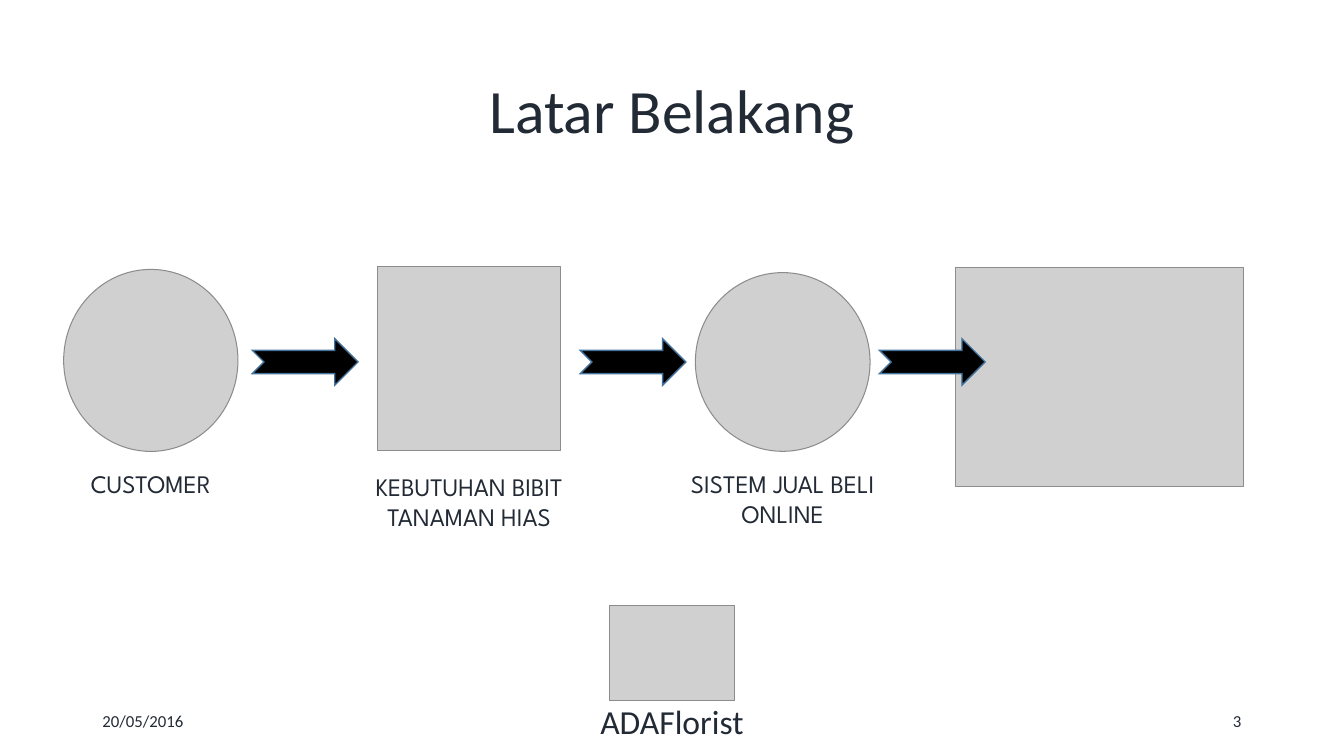
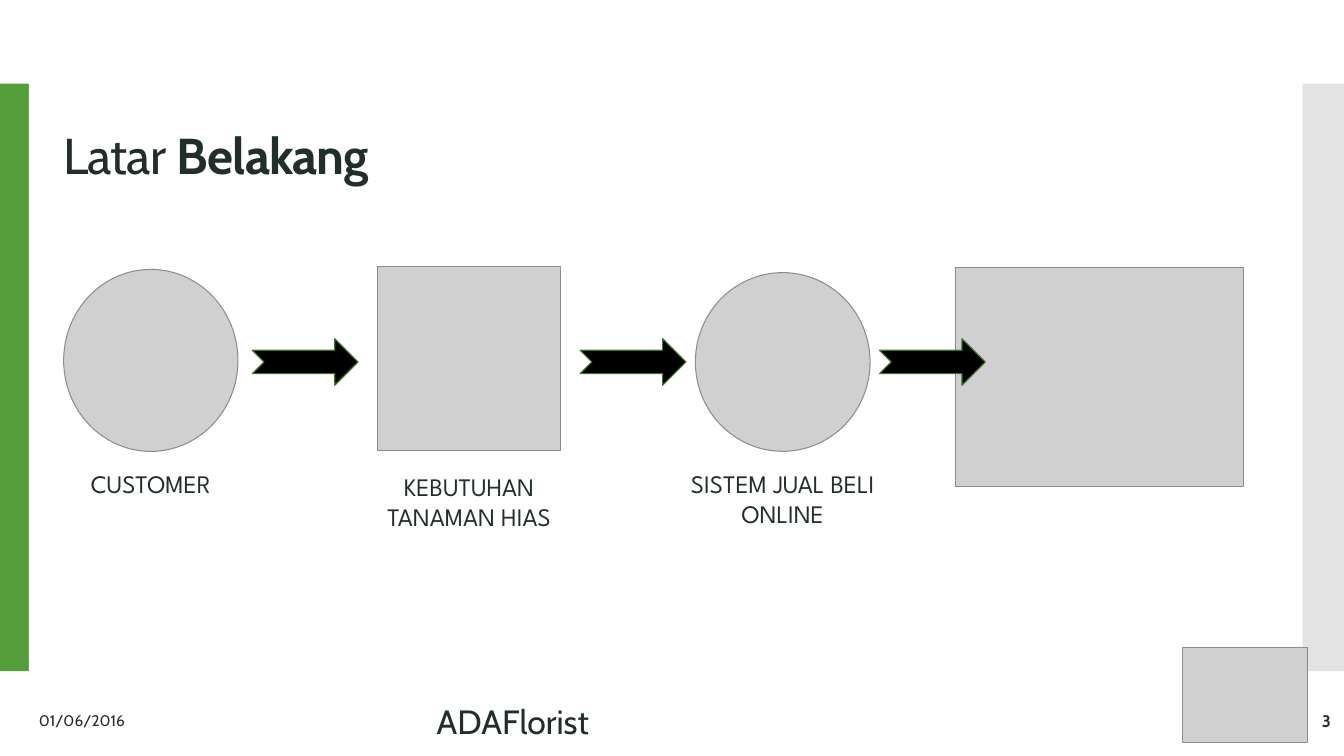
Before and after one commit to iqbalabiyoga/ADAFlorist, a slide deck: slide 3 of Adaflorist(1) - Presentasi.pptx. Drawn at 1344x756 pixels with LibreOffice and Linux fonts; fonts in the diff are those of the drawing; grey boxes stand for pictures. Boxes give left, top, right and bottom in pixels: in the first picture for what was removed or moved away, otherwise in the second. Text is boxed around its words. In the diff, an @@ line names an element or a change of style, - is before the commit and + after.

```diff
--- a/Adaflorist(1) - Presentasi.pptx
+++ b/Adaflorist(1) - Presentasi.pptx
@@ rectangle added at [0,84,380,671], fill #549E39 @@
@@ rectangle added at [29,74,393,678], fill #FFFFFF @@
@@ rectangle added at [1303,84,1344,671], fill #C8C8C8 at 50% opacity @@
@@ title "Latar Belakang": place and size @@
-title "Latar Belakang" at [489,90,854,144]
+title "Latar Belakang" at [63,136,369,184]
@@ title "Latar Belakang" at [63,136,369,184]: size 44 to 36 pt, font Calibri to Cabin, text colour #222A35 to #223028, letter spacing 0 to -0.6 pt; bold on in "Belakang" @@
@@ outline #43739E 1 pt to #3E752A 0.85 pt in 3 elements at [252,339,358,385], [581,339,687,385], [880,339,986,385] @@
@@ text "KEBUTUHAN": place and size @@
-text "KEBUTUHAN" at [376,479,562,527]
+text "KEBUTUHAN" at [387,479,551,527]
@@ text at [404,479,534,497]: text changed; text colour #222A35 to #223028 @@
-KEBUTUHAN BIBIT
+KEBUTUHAN
@@ picture: place and size @@
-picture at [609,606,735,701]
+picture at [1183,647,1309,742]
@@ text at [39,715,125,728]: text changed; size 12 to 11 pt; font Calibri to Cabin; text colour #222A35 to #223028 @@
-20/05/2016
+01/06/2016
@@ text "ADAFlorist": place and size @@
-text "ADAFlorist" at [600,710,743,735]
+text "ADAFlorist" at [437,708,589,735]
@@ text "ADAFlorist" at [437,708,589,735]: font Calibri to Cabin, text colour #222A35 to #223028; alignment centre to left @@
@@ page number: place and size @@
-page number at [1233,716,1241,727]
+page number at [1322,715,1331,728]
@@ page number at [1322,715,1331,728]: font Calibri to Cabin, text colour #222A35 to #223028, bold on @@
```
Also in this commit, not shown: 10 other slides changed, 1 slide added, 6 slides removed.
